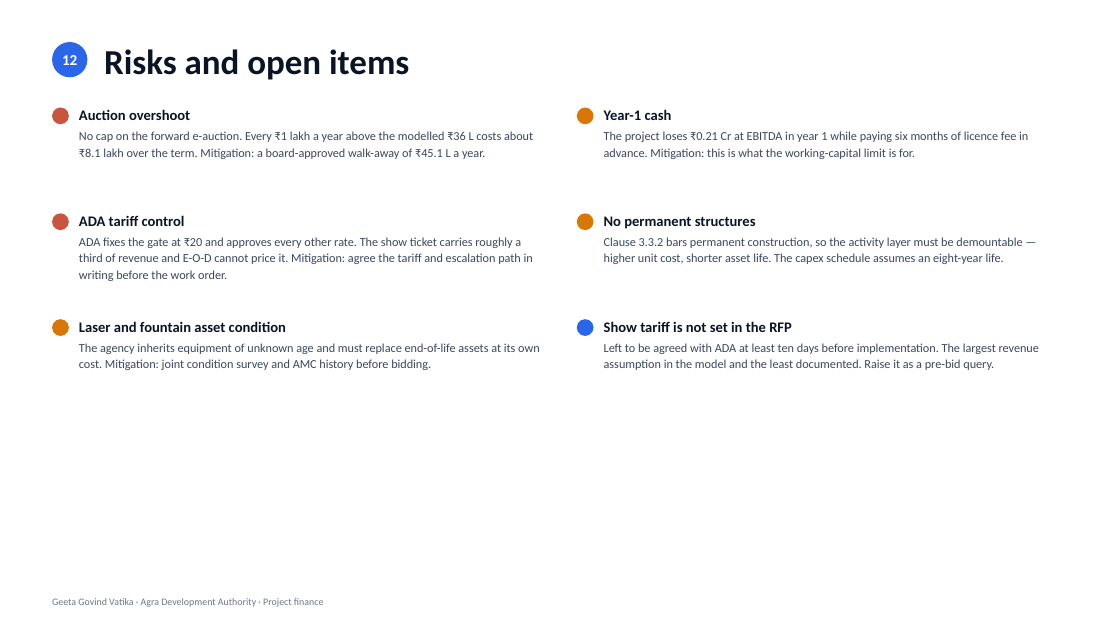
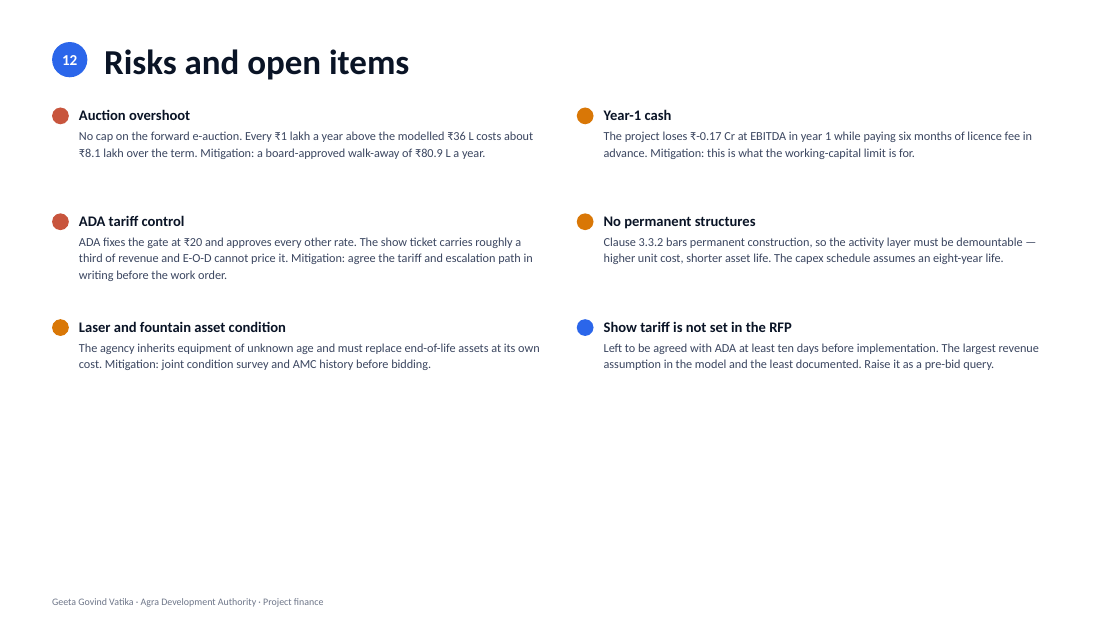
Before and after one commit to eodcfo/vappl-deck, a slide deck: slide 13 of pptx/EOD-Geeta-Govind-Vatika-Project-Finance.pptx. Drawn at 1120x630 pixels with LibreOffice and Linux fonts; fonts in the diff are those of the drawing. Boxes give left, top, right and bottom in pixels: in the first picture for what was removed or moved away, otherwise in the second. Text is boxed around its words. In the diff, an @@ line names an element or a change of style, - is before the commit and + after.

```diff
--- a/pptx/EOD-Geeta-Govind-Vatika-Project-Finance.pptx
+++ b/pptx/EOD-Geeta-Govind-Vatika-Project-Finance.pptx
@@ text at bbox=[79, 131, 533, 159]: text changed @@
-No cap on the forward e-auction. Every ₹1 lakh a year above the modelled ₹36 L costs about ₹8.1 lakh over the term. Mitigation: a board-approved walk-away of ₹45.1 L a year.
+No cap on the forward e-auction. Every ₹1 lakh a year above the modelled ₹36 L costs about ₹8.1 lakh over the term. Mitigation: a board-approved walk-away of ₹80.9 L a year.
@@ text at bbox=[604, 131, 1032, 159]: text changed @@
-The project loses ₹0.21 Cr at EBITDA in year 1 while paying six months of licence fee in advance. Mitigation: this is what the working-capital limit is for.
+The project loses ₹-0.17 Cr at EBITDA in year 1 while paying six months of licence fee in advance. Mitigation: this is what the working-capital limit is for.
```
Also in this commit, not shown: 12 other slides changed, 14 other files.
